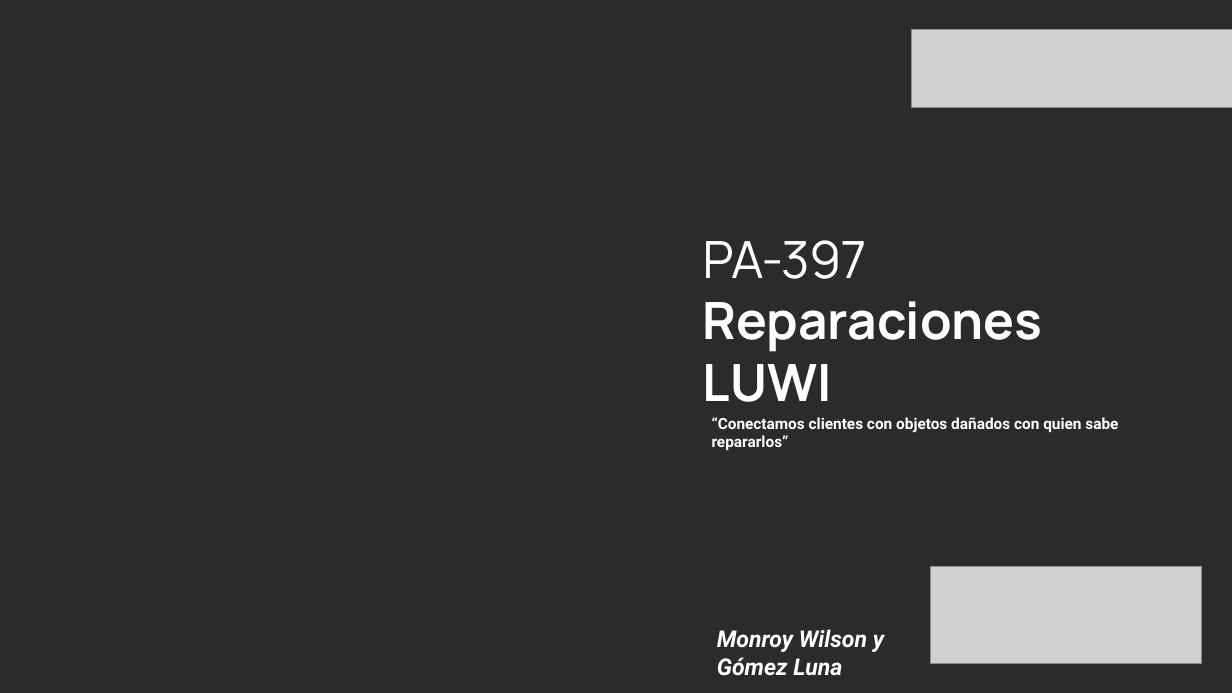
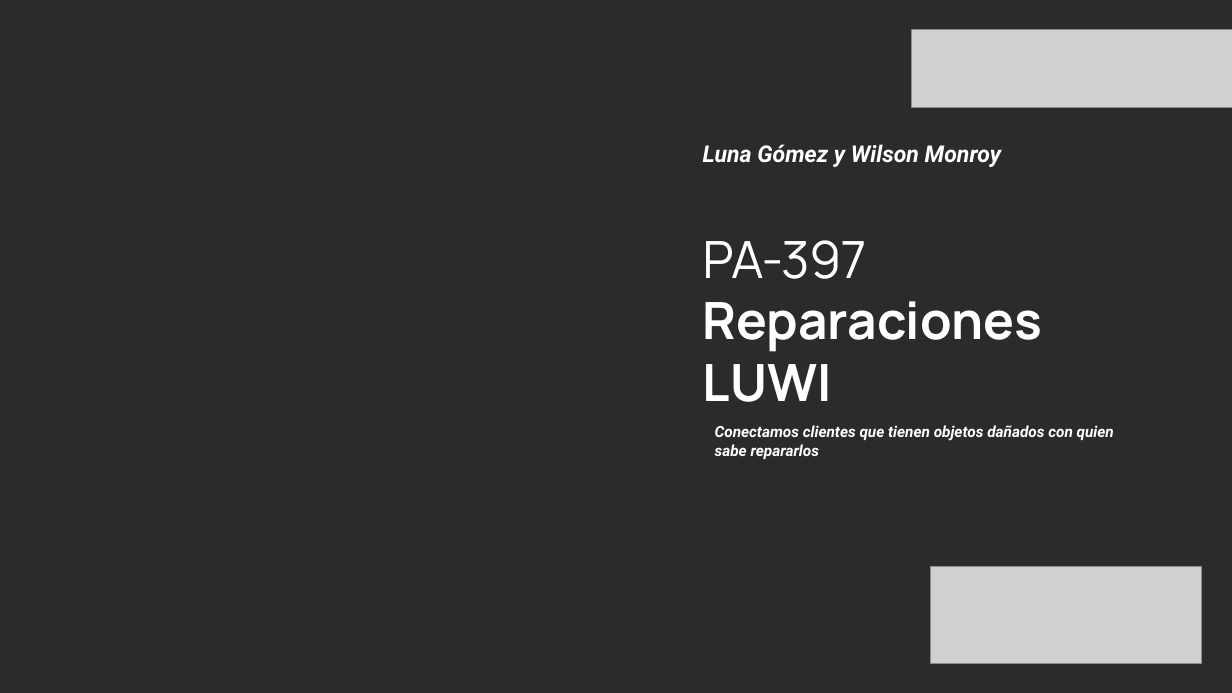
Before and after one commit to wilda1308/LuWi_Reparaciones, a slide deck: slide 1 of docs/Presentación Reparaciones LUWI SIE 2026.pptx. Drawn at 1232x693 pixels with LibreOffice and Linux fonts; fonts in the diff are those of the drawing; grey boxes stand for pictures; background and template pictures are left out; a plain dark background stands for a picture behind light text. Boxes give left, top, right and bottom in pixels: in the first picture for what was removed or moved away, otherwise in the second. Text is boxed around its words. In the diff, an @@ line names an element or a change of style, - is before the commit and + after.

```diff
--- a/docs/Presentación Reparaciones LUWI SIE 2026.pptx
+++ b/docs/Presentación Reparaciones LUWI SIE 2026.pptx
@@ text at (x1=703, y1=144, x2=1001, y2=167): text changed @@
-Monroy Wilson y Gómez Luna
+Luna Gómez y Wilson Monroy
@@ text at (x1=715, y1=425, x2=1114, y2=459): text changed; italic on @@
-“Conectamos clientes con objetos dañados con quien sabe repararlos”
+Conectamos clientes que tienen objetos dañados con quien sabe repararlos
```
Also in this commit, not shown: 4 other slides changed, 2 slides added, 2 slides removed, 1 other file.
